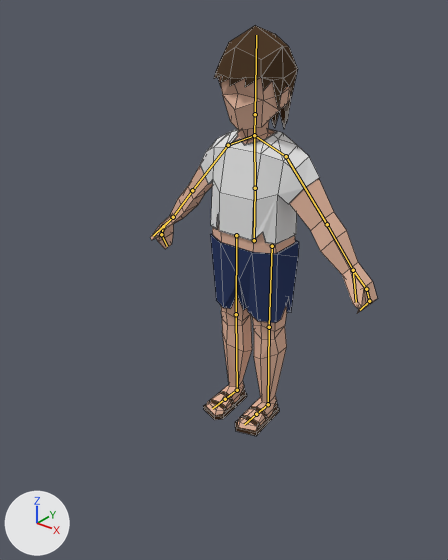
Renders of the Blender file uhhhh tristan is fat/Assets/Models/Ben.blend from each side of a commit.
Both versions are drawn from a camera (50 mm lens) standing at (11.55, -15.59, 15.0) and looking at (-0.26, -0.82, 5.84). Every picture has the same lights, and +X, +Y and +Z are marked at lower left. The bones that bend it are drawn over the model as lines. Mesh edges are drawn as thin lines.

The first picture shows 'Ben'.
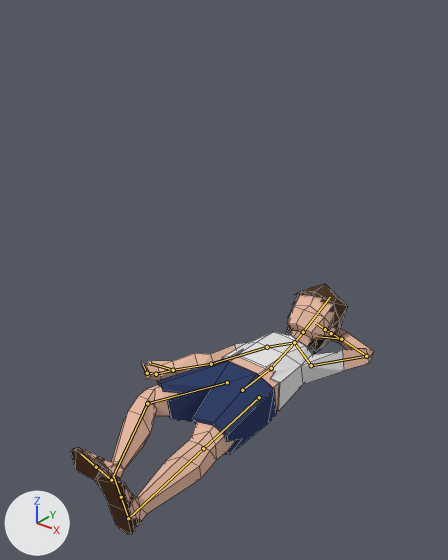
The newer file adds an action. The first version stands in its rest pose; the second is drawn at frame 1 of the action 'ben_lie'.

Scene script edits in JSON lines:
```json
{"block": "bone_legcontrol_l", "where": "bone_legcontrol_l = bpy.data.objects['Armature'].pose.bones['LegControl.L']  # child of 'Root'"}
{"op": "set", "path": "bone_legcontrol_l.location", "old": "(0.0, 0.0, 0.0)", "new": "(0.0, 7.8, 0.03)"}
{"op": "set", "path": "bone_legcontrol_l.rotation_quaternion", "old": "(1.0, 0.0, 0.0, 0.0)", "new": "(0.695, 0.695, 0.128, -0.128)", "note": "degrees (0, 0, 0) -> degrees (90, 21, 0)"}
{"block": "bone_legcontrol_r", "where": "bone_legcontrol_r = bpy.data.objects['Armature'].pose.bones['LegControl.R']  # child of 'Root'"}
{"op": "set", "path": "bone_legcontrol_r.location", "old": "(0.0, 0.0, 0.0)", "new": "(-0.01, 6.96, 0.18)"}
{"op": "set", "path": "bone_legcontrol_r.rotation_quaternion", "old": "(1.0, 0.0, 0.0, 0.0)", "new": "(0.541, 0.541, 0.456, -0.456)", "note": "degrees (0, 0, 0) -> degrees (90, 80, 0)"}
{"block": "bone_waist", "where": "bone_waist = bpy.data.objects['Armature'].pose.bones['Waist']  # child of 'Root'"}
{"op": "set", "path": "bone_waist.location", "old": "(0.0, 0.0, 0.0)", "new": "(0.0, -5.93, 0.51)"}
{"op": "set", "path": "bone_waist.rotation_quaternion", "old": "(1.0, 0.0, 0.0, 0.0)", "new": "(0.707, -0.707, 0.0, 0.0)", "note": "degrees (0, 0, 0) -> degrees (-90, 0, 0)"}
{"block": "bone_chest", "where": "bone_chest = bpy.data.objects['Armature'].pose.bones['Chest']  # child of 'Waist'"}
{"op": "set", "path": "bone_chest.rotation_quaternion", "old": "(1.0, 0.0, 0.0, 0.0)", "new": "(0.997, 0.083, 0.0, 0.0)", "note": "degrees (0, 0, 0) -> degrees (10, 0, 0)"}
{"block": "bone_neck", "where": "bone_neck = bpy.data.objects['Armature'].pose.bones['Neck']  # child of 'Chest'"}
{"op": "set", "path": "bone_neck.rotation_quaternion", "old": "(1.0, 0.0, 0.0, 0.0)", "new": "(0.996, 0.086, 0.0, 0.0)", "note": "degrees (0, 0, 0) -> degrees (10, 0, 0)"}
{"block": "bone_shoulder_l", "where": "bone_shoulder_l = bpy.data.objects['Armature'].pose.bones['Shoulder.L']  # child of 'Chest'"}
{"op": "set", "path": "bone_shoulder_l.rotation_quaternion", "old": "(1.0, 0.0, 0.0, 0.0)", "new": "(0.992, -0.002, -0.049, 0.112)", "note": "degrees (0, 0, 0) -> degrees (-1, -6, 13)"}
{"block": "bone_upperarm_l", "where": "bone_upperarm_l = bpy.data.objects['Armature'].pose.bones['UpperArm.L']  # child of 'Shoulder.L'"}
{"op": "set", "path": "bone_upperarm_l.rotation_quaternion", "old": "(1.0, 0.0, 0.0, 0.0)", "new": "(0.565, 0.71, -0.259, -0.332)", "note": "degrees (0, 0, 0) -> degrees (98, 10, -49)"}
{"block": "bone_forearm_l", "where": "bone_forearm_l = bpy.data.objects['Armature'].pose.bones['Forearm.L']  # child of 'UpperArm.L'"}
{"op": "set", "path": "bone_forearm_l.rotation_quaternion", "old": "(1.0, 0.0, 0.0, 0.0)", "new": "(0.478, 0.262, -0.382, -0.746)", "note": "degrees (0, 0, 0) -> degrees (55, 1, -114)"}
{"block": "bone_fingers1_l", "where": "bone_fingers1_l = bpy.data.objects['Armature'].pose.bones['Fingers1.L']  # child of 'Hand.L'"}
{"op": "set", "path": "bone_fingers1_l.rotation_quaternion", "old": "(1.0, 0.0, 0.0, 0.0)", "new": "(0.99, 0.13, -0.04, -0.036)", "note": "degrees (0, 0, 0) -> degrees (15, -4, -5)"}
{"block": "bone_fingers2_l", "where": "bone_fingers2_l = bpy.data.objects['Armature'].pose.bones['Fingers2.L']  # child of 'Fingers1.L'"}
{"op": "set", "path": "bone_fingers2_l.rotation_quaternion", "old": "(1.0, 0.0, 0.0, 0.0)", "new": "(0.972, -0.216, 0.009, 0.09)", "note": "degrees (0, 0, 0) -> degrees (-25, 3, 10)"}
{"block": "bone_shoulder_r", "where": "bone_shoulder_r = bpy.data.objects['Armature'].pose.bones['Shoulder.R']  # child of 'Chest'"}
{"op": "set", "path": "bone_shoulder_r.rotation_quaternion", "old": "(1.0, 0.0, 0.0, 0.0)", "new": "(0.993, -0.001, 0.048, -0.11)", "note": "degrees (0, 0, 0) -> degrees (-1, 5, -13)"}
{"block": "bone_upperarm_r", "where": "bone_upperarm_r = bpy.data.objects['Armature'].pose.bones['UpperArm.R']  # child of 'Shoulder.R'"}
{"op": "set", "path": "bone_upperarm_r.rotation_quaternion", "old": "(1.0, 0.0, 0.0, 0.0)", "new": "(0.953, -0.011, 0.301, 0.026)", "note": "degrees (0, 0, 0) -> degrees (0, 35, 3)"}
{"block": "bone_forearm_r", "where": "bone_forearm_r = bpy.data.objects['Armature'].pose.bones['Forearm.R']  # child of 'UpperArm.R'"}
{"op": "set", "path": "bone_forearm_r.rotation_quaternion", "old": "(1.0, 0.0, 0.0, 0.0)", "new": "(0.912, -0.083, 0.401, 0.029)", "note": "degrees (0, 0, 0) -> degrees (-11, 47, -1)"}
{"block": "bone_lowerleg_r", "where": "bone_lowerleg_r = bpy.data.objects['Armature'].pose.bones['LowerLeg.R']  # child of 'Thigh.R'"}
{"op": "set", "path": "bone_lowerleg_r.rotation_quaternion", "old": "(1.0, 0.0, 0.0, 0.0)", "new": "(0.912, -0.068, -0.253, -0.315)", "note": "degrees (0, 0, 0) -> degrees (2, -30, -39)"}
```

Changed parts and their boxes [x1, y1, x2, y2] in the pictures (448 x 560 px):
```json
{"object": "Ben", "change": "posed", "before": [150, 25, 377, 436], "after": [71, 284, 374, 534], "on screen": "33% wider, 39% shorter"}
{"bone": "Waist", "before": "(254, 240) to (255, 188)", "after": "(242, 390) to (271, 368)"}
{"bone": "Chest", "before": "(255, 188) to (254, 135)", "after": "(271, 368) to (294, 342)"}
{"bone": "Neck", "before": "(254, 135) to (255, 114)", "after": "(294, 342) to (303, 332)"}
{"bone": "Shoulder.L", "before": "(254, 135) to (286, 156)", "after": "(294, 342) to (311, 365)"}
{"bone": "UpperArm.L", "before": "(286, 156) to (327, 224)", "after": "(311, 365) to (366, 356)"}
{"bone": "Forearm.L", "before": "(327, 224) to (353, 270)", "after": "(366, 356) to (341, 339)"}
{"bone": "Fingers1.L", "before": "(366, 289) to (369, 301)", "after": "(331, 333) to (325, 329)"}
{"bone": "Fingers2.L", "before": "(369, 301) to (360, 310)", "after": "(325, 329) to (316, 323)"}
{"bone": "Shoulder.R", "before": "(254, 135) to (228, 145)", "after": "(294, 342) to (267, 347)"}
{"bone": "UpperArm.R", "before": "(228, 145) to (192, 190)", "after": "(267, 347) to (211, 364)"}
{"bone": "Forearm.R", "before": "(192, 190) to (173, 217)", "after": "(211, 364) to (173, 370)"}
{"bone": "LowerLeg.R", "before": "(236, 314) to (237, 390)", "after": "(147, 403) to (111, 480)"}
```
